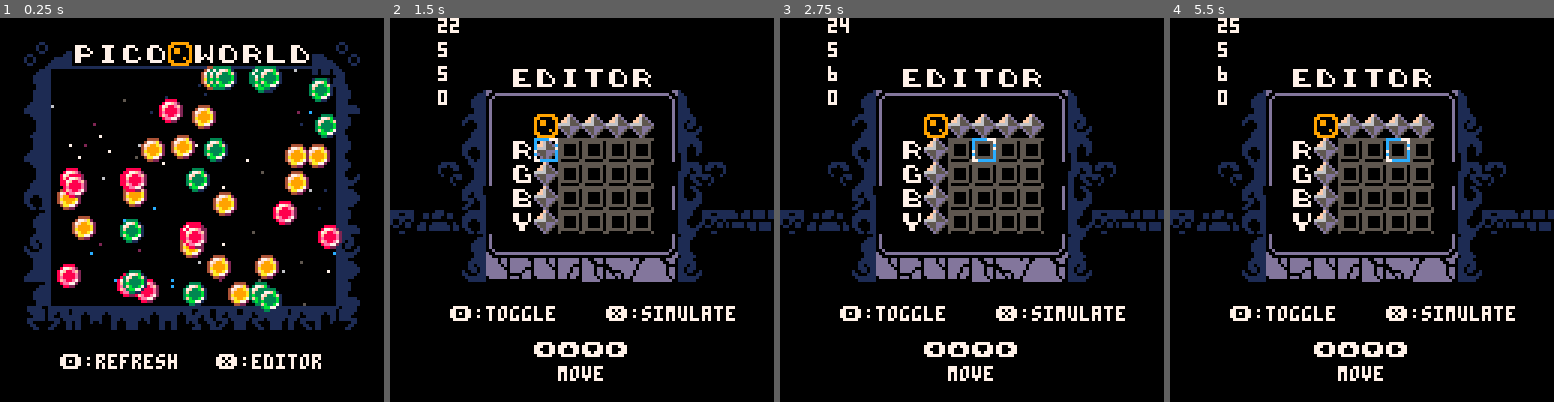
Above: before the commit, frames 1-4 (left to right).
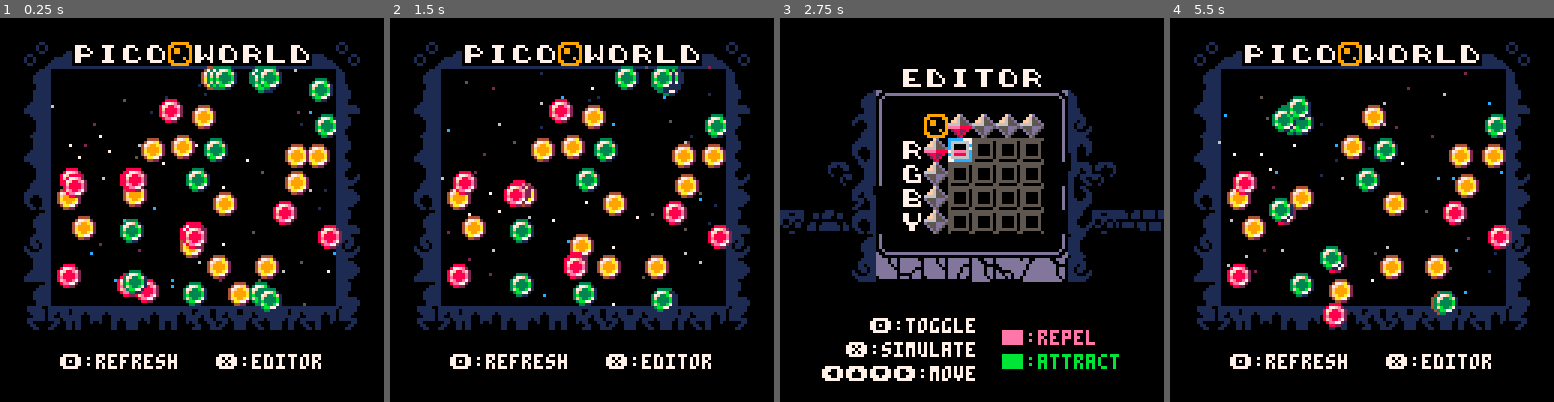
Above: after the commit, the same moments.

Repository: ljvmiranda921/pico8
Game: PICO-8 cartridge picoworld.p8
The game is run twice, just before and just after one commit, with the same random seed, the same clock (stepped at 60 frames per second) and the same inputs.
Inputs:
- Up to frame 1 (0.25 s): no input
- Up to frame 2 (1.5 s): tap X (X key) at 0.33, 1.07 s; tap O (Z key) at 0.7 s
- Up to frame 3 (2.75 s): hold Right 1.6-2.1 s; tap O (Z key) at 1.7, 2.1, 2.5 s; tap X (X key) at 1.85 s; hold Up 2.15-2.42 s; hold Right from 2.47 s (still down)
- Up to frame 4 (5.5 s): tap O (Z key) every 0.4 s from 2.9 to 5.3 s; tap X (X key) at 2.97, 4.08, 5.2 s; release Right at 3.03 s; hold Left 3.08-3.58 s; hold Down 3.63-3.97 s; hold Right 4.02-4.68 s; hold Up 4.73-5.03 s; hold Left from 5.08 s (still down)

The runs differ from the first frame. In frame 1, 0.1% of the frame differs, in the area x 81-88%, y 13-18%; in frame 2, 35%, in the area x 0-100%, y 0-95%; in frame 3, 5.5%; in frame 4, 34%.

Commit message:
Update picoworld

Diff:
--- a/picoworld.p8
+++ b/picoworld.p8
@@ -4,12 +4,14 @@
 -- picoworld
 -- by lj v. miranda
 
+debug=false
 function _init()
 	parts={
 		{n=15,c="yellow"},
 		{n=15,c="red"},
 		{n=15,c="green"}
 	}
+	rel_table:init()
 	if simulation_screen.active then
 			simulation_screen:init(parts)
 	end
@@ -37,6 +39,12 @@
 		end
 	elseif editor_screen.active then
 		pointer:update()
+		if btnp(❎) then
+			simulation_screen.active = true
+			editor_screen.active = false
+		elseif btnp(🅾️) then
+			editor_screen:toggle(pointer)
+		end
 	end
 end
 -->8
@@ -48,6 +56,8 @@
 	elseif editor_screen.active then
 		editor_screen:draw()
 		pointer:draw()
+		sym_table:draw()
+		rel_table:draw()
 	end
 end
 
@@ -246,7 +256,6 @@
 	celx=22,cely=5,
 	extents_x={21,27},
 	extents_y={4,9},
-	debug=true,
 
 	_no_collision_x=function(self,celx)
 		if (celx>self.extents_x[1]) and (celx<self.extents_x[2]) then
@@ -262,6 +271,11 @@
 		else
 			return false
 		end
+	end,
+
+	--get flag of current position
+	get_flag=function(self)
+		return fget(mget(self.celx,self.cely))
 	end,
 
 	update=function(self)
@@ -282,13 +296,123 @@
 
 	draw=function(self)
 		spr(self.sprite,self.x,self.y)
-		if self.debug then
-			print(self.celx,16,0)
-			print(self.cely,16,8)
-			print(mget(self.celx,self.cely),16,16)
-			print(fget(mget(self.celx,self.cely)),16,24)
-		end
-	end
+		if debug then
+			print("celx: "..self.celx,16,0)
+			print("cely: "..self.cely,16,8)
+			print("x: "..self.x,16,16)
+			print("y: "..self.y,16,24)
+			print("mget(): "..mget(self.celx,self.cely),60,0)
+			print("fget(mget()): "..self:get_flag(),60,8)
+		end
+	end
+}
+
+
+sym_table={
+	default_spr=5,
+	origin={x=22,y=4},
+	pop={0,5,10,15},
+	members={
+		--red
+		{
+			spr_idx=0,
+			active=false,
+			cycle={5,11,12,13}
+		},
+		--green
+		{
+			spr_idx=0,
+			active=false,
+			cycle={5,27,28,29}
+		},
+		--blue
+		{
+			spr_idx=0,
+			active=false,
+			cycle={5,43,44,45}
+		},
+		--yellow
+		{
+			spr_idx=0,
+			active=false,
+			cycle={5,59,60,61}
+		},
+	},
+
+	draw=function(self)
+		for i=1,4 do
+			local mem=self.members[i]
+			local idx=mem.spr_idx%#self.members+1
+			local n=mem.cycle[idx]
+		 local xx=(self.origin.x)
+		 local xy=(self.origin.y+i)
+			local yx=(self.origin.x+i)
+		 local yy=(self.origin.y)
+		 mset(xx,xy,n)
+		 mset(yx,yy,n)
+		end
+	end,
+
+	toggle=function(self,cely)
+		local offset=cely-self.origin.y
+		self.members[offset].spr_idx+=1
+		if self.members[offset].spr_idx%#self.members==0 then
+			self.members[offset].active=false
+		else
+			self.members[offset].active=true
+		end
+	end
+}
+
+
+rel_table={
+	default_spr=48,
+	size=4,
+	origin={x=22,y=4},
+	strengths={
+		0,-0.10,-0.20,-0.30,
+		0.10,0.20,0.30
+	},
+	cycle={
+		48,50,51,52,53,54,55
+	},
+	members={},
+
+	--initialize the table
+	init=function(self)
+		for row=1,self.size do
+			self.members[row]={}
+			for col=1,self.size do
+				self.members[row][col]=0
+			end
+		end
+	end,
+
+	toggle=function(self,celx,cely)
+		local offsetx=celx-self.origin.x
+		local offsety=cely-self.origin.y
+		local activex=sym_table.members[offsetx].active
+		local activey=sym_table.members[offsety].active
+		if activex and activey then
+			self.members[offsetx][offsety] +=1
+		end
+	end,
+
+	draw=function(self)
+		-- update based on str
+		for row=1,self.size do
+			for col=1,self.size do
+				local idx=self.members[row][col]%7+1
+				local n=self.cycle[idx]
+				local x=(self.origin.x+row)
+				local y=(self.origin.y+col)
+				mset(x,y,n)
+			end
+		end
+
+
+	end
+
 }
 
 
@@ -347,142 +471,166 @@
 	active=false,
 	draw=function(self)
 		map(16,0)
-		print('🅾️:toggle',20,96,7)
-		print('❎:simulate',72,96,7)
-		print('⬅️⬆️⬇️➡️',48,108,7)
-		print('move',56,116,7)
-	end,
-}
-…(120 lines of a section not shown)…
+		print('🅾️:toggle',30,100,7)
+		print('❎:simulate',22,108,7)
+		print('⬅️⬆️⬇️➡️:move',14,116,7)
+		print('█:repel',74,104,14)
+		print('█:attract',74,112,11)
+	end,
+
+	toggle=function(self, ptr)
+		local celx=ptr.celx
+		local cely=ptr.cely
+		if (ptr:get_flag()==1) then
+			sym_table:toggle(cely)
+		elseif (ptr:get_flag()==0) then
+			rel_table:toggle(celx,cely)
+		end
+	end
+}
+-->8
+-- parsers
+function parse_symbols()
+	local parts={}
+end
+
+
+function parse_relations()
+	local relations={}
+end
+…(120 lines of a section not shown)…
+__gff__
+0000000000010000000000010101000000010101010000000000000101010000000101010100000000000001010100000000000000000000000000010101000000000000000000000000000000000000000000000000000000000000000000000000000000000000000000000000000000000000000000000000000000000000
+0000000000000000000000000000000000000000000000000000000000000000000000000000000000000000000000000000000000000000000000000000000000000000000000000000000000000000000000000000000000000000000000000000000000000000000000000000000000000000000000000000000000000000
 __map__
 0000000000000000000000000000000000000000000000000000000000000000000000000000000000000000000000000000000000000000000000000000000000000000000000000000000000000000000000000000000000000000000000000000000000000000000000000000000000000000000000000000000000000000
 006981d3c9c3d246dad2d5ccc4866a0000000000000000000000000000000000000000000000000000000000000000000000000000000000000000000000000000000000000000000000000000000000000000000000000000000000000000000000000000000000000000000000000000000000000000000000000000000000
-009300000000000000000000008b92000000000000c5c4c9d7d2d50000000000000000000000000000000000000000000000000000000000000000000000000000000000000000000000000000000000000000000000000000000000000000000000000000000000000000000000000000000000000000000000000000000000
+009300000000000000000000000092000000000000c5c4c9d7d2d50000000000000000000000000000000000000000000000000000000000000000000000000000000000000000000000000000000000000000000000000000000000000000000000000000000000000000000000000000000000000000000000000000000000
 00a3000000000000000000000000a20000000093070808080808080992000000000000000000000000000000000000000000000000000000000000000000000000000000000000000000000000000000000000000000000000000000000000000000000000000000000000000000000000000000000000000000000000000000
 006c000000000000000000000000910000000049170046050505051976000000000000000000000000000000000000000000000000000000000000000000000000000000000000000000000000000000000000000000000000000000000000000000000000000000000000000000000000000000000000000000000000000000
-00a300000000000000000000000091000000005917d505060606061961000000000000000000000000000000000000000000000000000000000000000000000000000000000000000000000000000000000000000000000000000000000000000000000000000000000000000000000000000000000000000000000000000000
-006c0000000000000000000000005a000000796c17c7050606060600747a0000000000000000000000000000000000000000000000000000000000000000000000000000000000000000000000000000000000000000000000000000000000000000000000000000000000000000000000000000000000000000000000000000
-0059000000000000000000000000a4000c0c0c7300c20506060606194a0c0c0c000000000000000000000000000000000000000000000000000000000000000000000000000000000000000000000000000000000000000000000000000000000000000000000000000000000000000000000000000000000000000000000000
-0093000000000000000000000000a20087898c5900dc0506060606005a87888a000000000000000000000000000000000000000000000000000000000000000000000000000000000000000000000000000000000000000000000000000000000000000000000000000000000000000000000000000000000000000000000000
+00a300000000000000000000000091000000005917d505303030301961000000000000000000000000000000000000000000000000000000000000000000000000000000000000000000000000000000000000000000000000000000000000000000000000000000000000000000000000000000000000000000000000000000
+006c0000000000000000000000005a000000796c17c7053030303000747a0000000000000000000000000000000000000000000000000000000000000000000000000000000000000000000000000000000000000000000000000000000000000000000000000000000000000000000000000000000000000000000000000000
+0059000000000000000000000000a4000000007300c20530303030194a000000000000000000000000000000000000000000000000000000000000000000000000000000000000000000000000000000000000000000000000000000000000000000000000000000000000000000000000000000000000000000000000000000
+0093000000000000000000000000a20087898c5900dc0530303030005a87888a000000000000000000000000000000000000000000000000000000000000000000000000000000000000000000000000000000000000000000000000000000000000000000000000000000000000000000000000000000000000000000000000
 007500000000000000000000000076000000009327282828282828296b000000000000000000000000000000000000000000000000000000000000000000000000000000000000000000000000000000000000000000000000000000000000000000000000000000000000000000000000000000000000000000000000000000
 00a3000000000000000000000000a40000000075535553524251414276000000000000000000000000000000000000000000000000000000000000000000000000000000000000000000000000000000000000000000000000000000000000000000000000000000000000000000000000000000000000000000000000000000
 0093000000000000000000000000a20000000000000000000000000000000000000000000000000000000000000000000000000000000000000000000000000000000000000000000000000000000000000000000000000000000000000000000000000000000000000000000000000000000000000000000000000000000000
Not shown, changed: 32 lines of the sprite sheet (__gfx__) section of picoworld.p8
